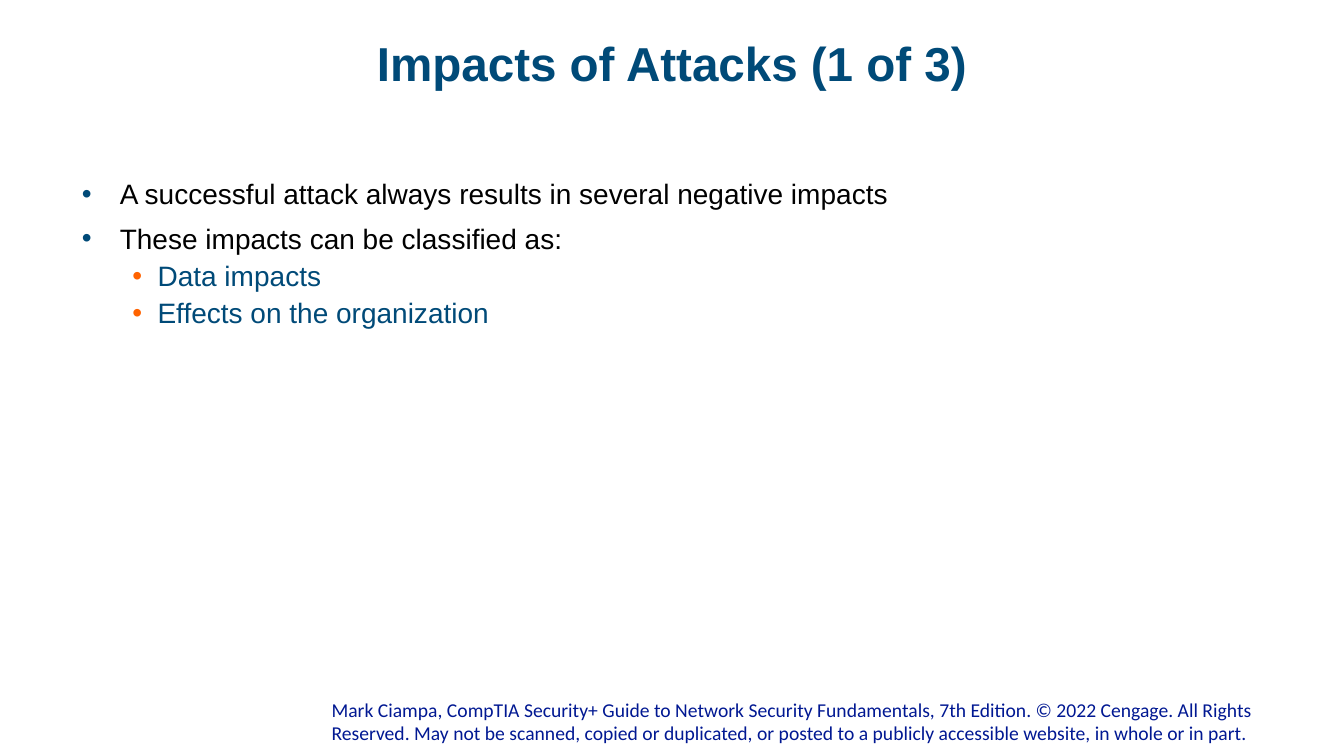
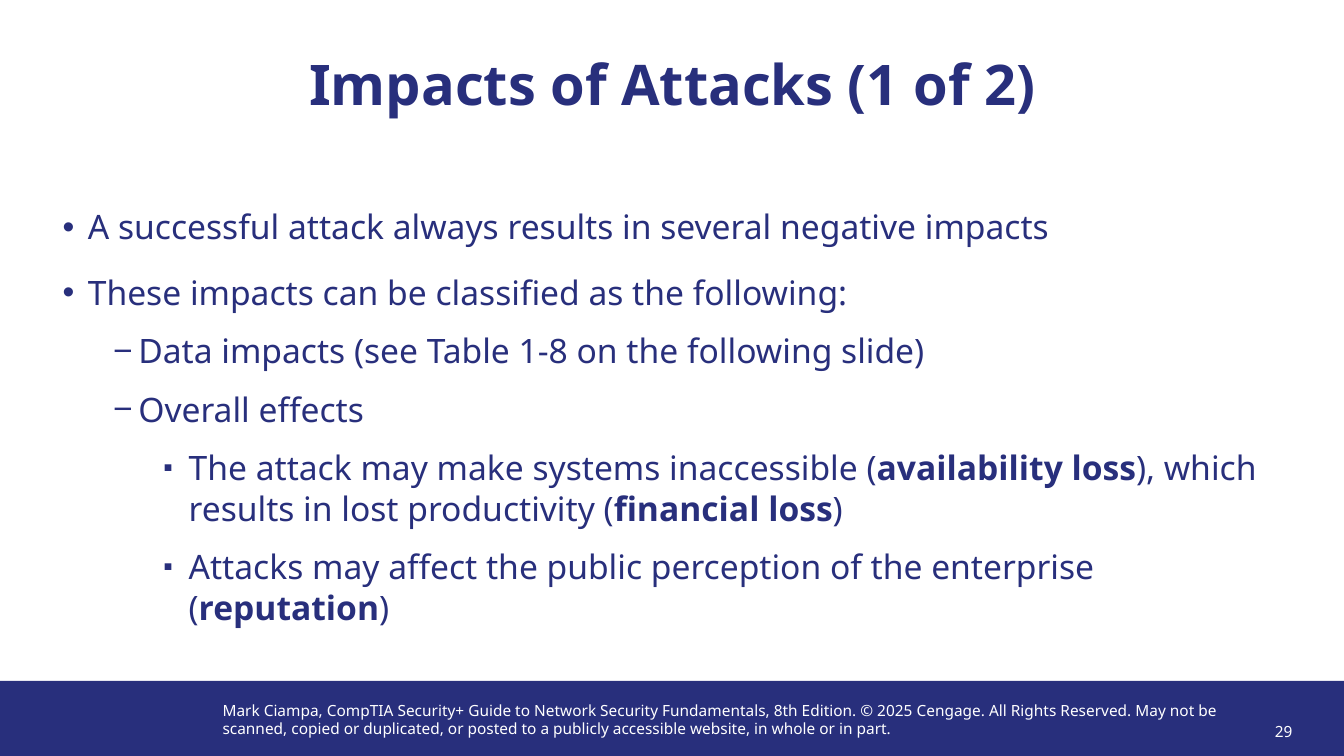
Before and after one commit to lcvp/troy-hust-university-resources, a slide deck: slide 29 of CS-4451/Modules/Hoang-Xuan-Tung/Module 1 (Introduction to Security).pptx (slide 33 before the commit). Drawn at 1344x756 pixels with LibreOffice and Linux fonts; fonts in the diff are those of the drawing; background and template pictures are left out. Boxes give left, top, right and bottom in pixels: in the first picture for what was removed or moved away, otherwise in the second. Text is boxed around its words. In the diff, an @@ line names an element or a change of style, - is before the commit and + after.

Commit message:
Add Week2 lab report, update slides, remove .keep
Add Week2 Practical Experience Report (Lab 2) for Hoang-Xuan-Tung under CS-4451/Assignments; update Module 1 (Introduction to Security) PPTX for Hoang-Xuan-Tung in CS-4451/Modules (binary changed); remove placeholder .keep from CS-4451/Assignments.

```diff
--- a/CS-4451/Modules/Hoang-Xuan-Tung/Module 1 (Introduction to Security).pptx
+++ b/CS-4451/Modules/Hoang-Xuan-Tung/Module 1 (Introduction to Security).pptx
@@ title at (309, 62, 1035, 119): text changed; size 34 to 40 pt; font Arial to Noto Sans; text colour #004A78 to #282F7C @@
-Impacts of Attacks (1 of 3)
+Impacts of Attacks (1 of 2)
@@ text "A successful attack always results ...": place and size @@
-text "A successful attack always results ..." at (120, 183, 888, 328)
+text "A successful attack always results ..." at (88, 213, 1257, 628)
@@ text at (88, 213, 1049, 247): size 20 to 24 pt, font Arial to Noto Sans, text colour #000000 to #282F7C in "A successful attack always results in several ..."; indent changed; line spacing 0.9 to 1; more space between paragraphs; bullet colour #004A78 to #282F7C @@
@@ text at (88, 279, 1257, 628): text changed; size 20 to 24 pt; font Arial to Noto Sans; text colour #004A78 to #282F7C @@
-• These impacts can be classified as:
-  • Data impacts
-  • Effects on the organization
+• These impacts can be classified as the following:
+  − Data impacts (see Table 1-8 on the following slide)
+  − Overall effects
+    ▪ The attack may make systems inaccessible (availability loss), which results in lost productivity (financial loss)
+    ▪ Attacks may affect the public perception of the enterprise (reputation)
@@ rectangle added at (0, 682, 1344, 756), fill #282F7C @@
@@ text "Mark Ciampa, CompTIA Security+ Guide ..." at (223, 704, 1216, 738): vertical alignment bottom to top @@
@@ text at (223, 704, 1216, 738): text changed; size 14 to 11 pt; font Calibri to Noto Sans; text colour #011892 to #FFFFFF @@
-Mark Ciampa, CompTIA Security+ Guide to Network Security Fundamentals, 7th Edition. © 2022 Cengage. All Rights Reserved. May not be scanned, copied or duplicated, or posted to a publicly accessible website, in whole or in part.
+Mark Ciampa, CompTIA Security+ Guide to Network Security Fundamentals, 8th Edition. © 2025 Cengage. All Rights Reserved. May not be scanned, copied or duplicated, or posted to a publicly accessible website, in whole or in part.
@@ page number added at (1275, 726, 1293, 737), 11 pt, text #FFFFFF @@
+29
```
Also in this commit, not shown: 11 other slides changed, 30 slides added, 28 slides removed, 2 other files.
